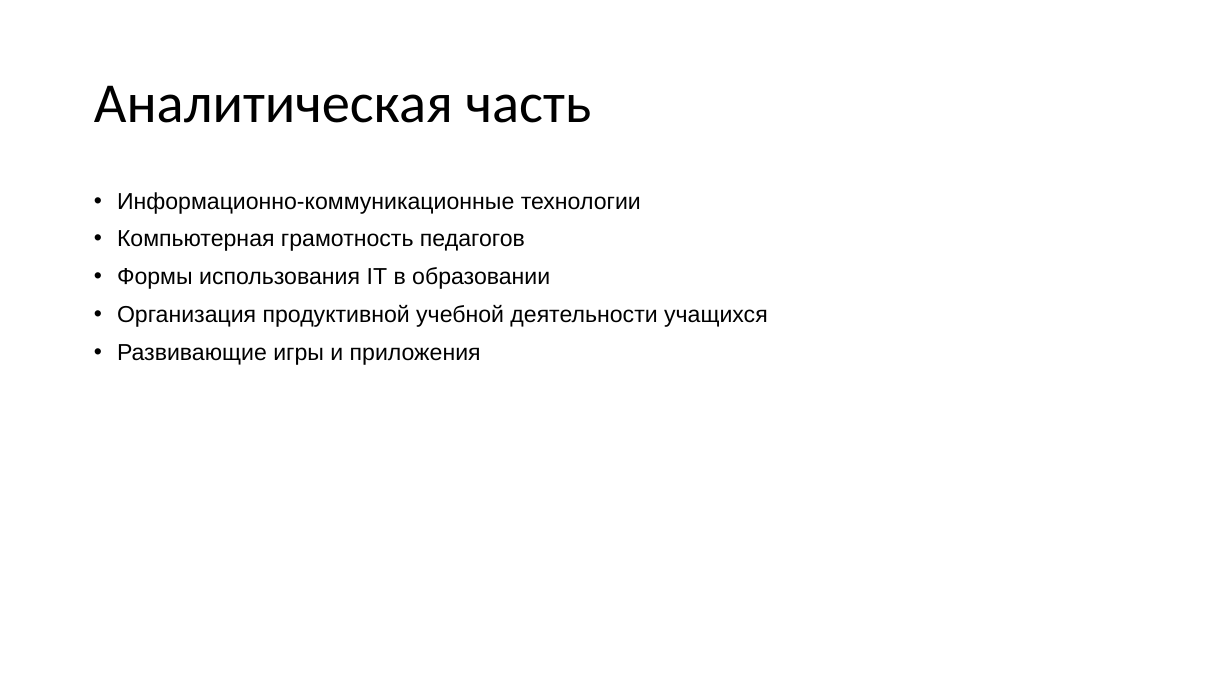
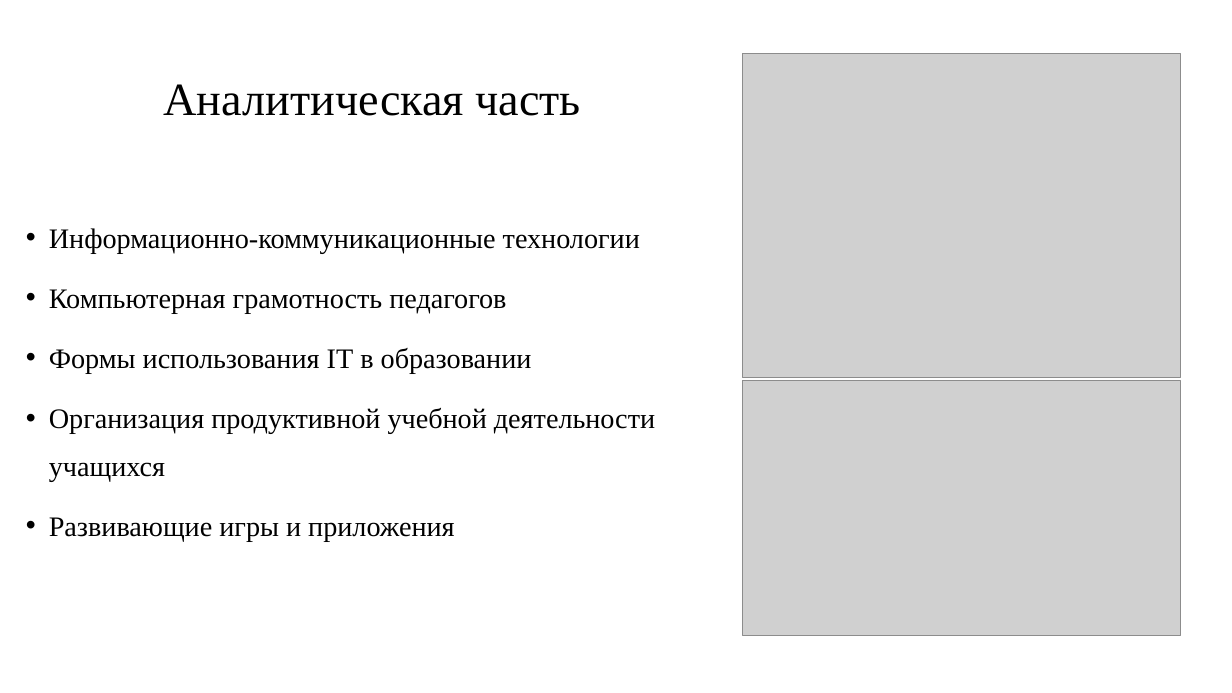
Before and after one commit to Sulik002/Study-docs, a slide deck: slide 6 of books/Презентация для индивидуального проекта по ИКТ. Орен Сюлейман.pptx (slide 5 before the commit). Drawn at 1232x693 pixels with LibreOffice and Linux fonts; fonts in the diff are those of the drawing; grey boxes stand for pictures. Boxes give left, top, right and bottom in pixels: in the first picture for what was removed or moved away, otherwise in the second. Text is boxed around its words. In the diff, an @@ line names an element or a change of style, - is before the commit and + after.

```diff
--- a/books/Презентация для индивидуального проекта по ИКТ. Орен Сюлейман.pptx
+++ b/books/Презентация для индивидуального проекта по ИКТ. Орен Сюлейман.pptx
@@ title "Аналитическая часть" moved from (x1=94, y1=85, x2=592, y2=123) to (x1=164, y1=84, x2=581, y2=116) @@
@@ title "Аналитическая часть" at (x1=164, y1=84, x2=581, y2=116): size 44 to 36 pt, font Calibri to Times New Roman; alignment left to centre @@
@@ picture added at (x1=743, y1=54, x2=1180, y2=378) @@
@@ text "Информационно-коммуникационные технологии" moved from (x1=117, y1=192, x2=768, y2=365) to (x1=49, y1=228, x2=655, y2=541) @@
@@ text "Информационно-коммуникационные технологии" at (x1=49, y1=228, x2=655, y2=541): size 18 to 22 pt, font Arial to Times New Roman; line spacing 0.9 to 1.4 @@
@@ picture added at (x1=743, y1=381, x2=1180, y2=636) @@
```
Also in this commit, not shown: 4 other slides changed, 10 slides added, 2 slides removed, 40 other files.
